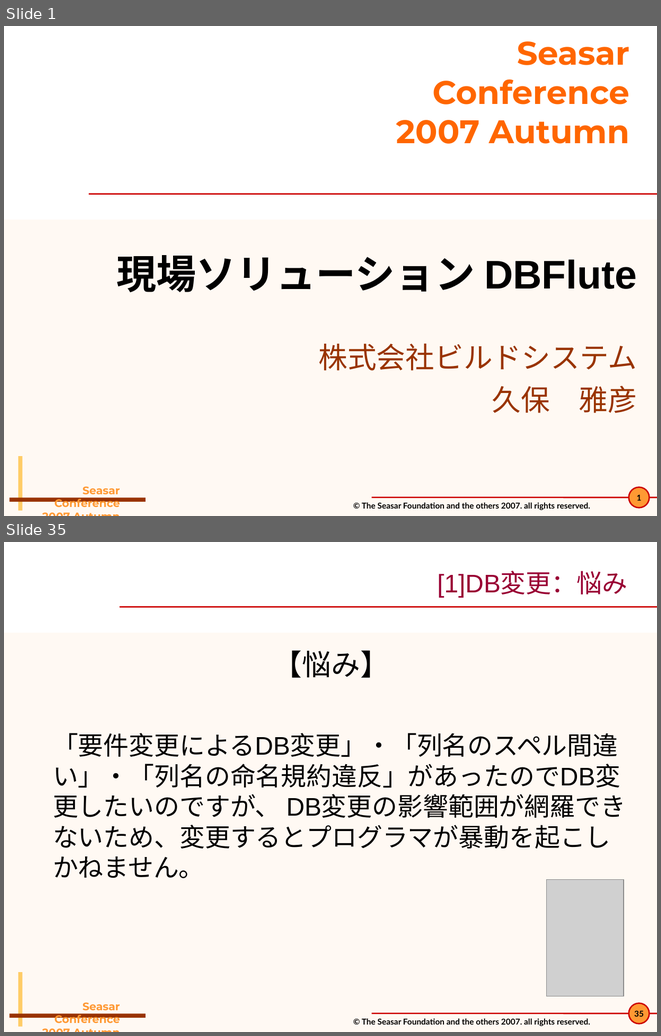
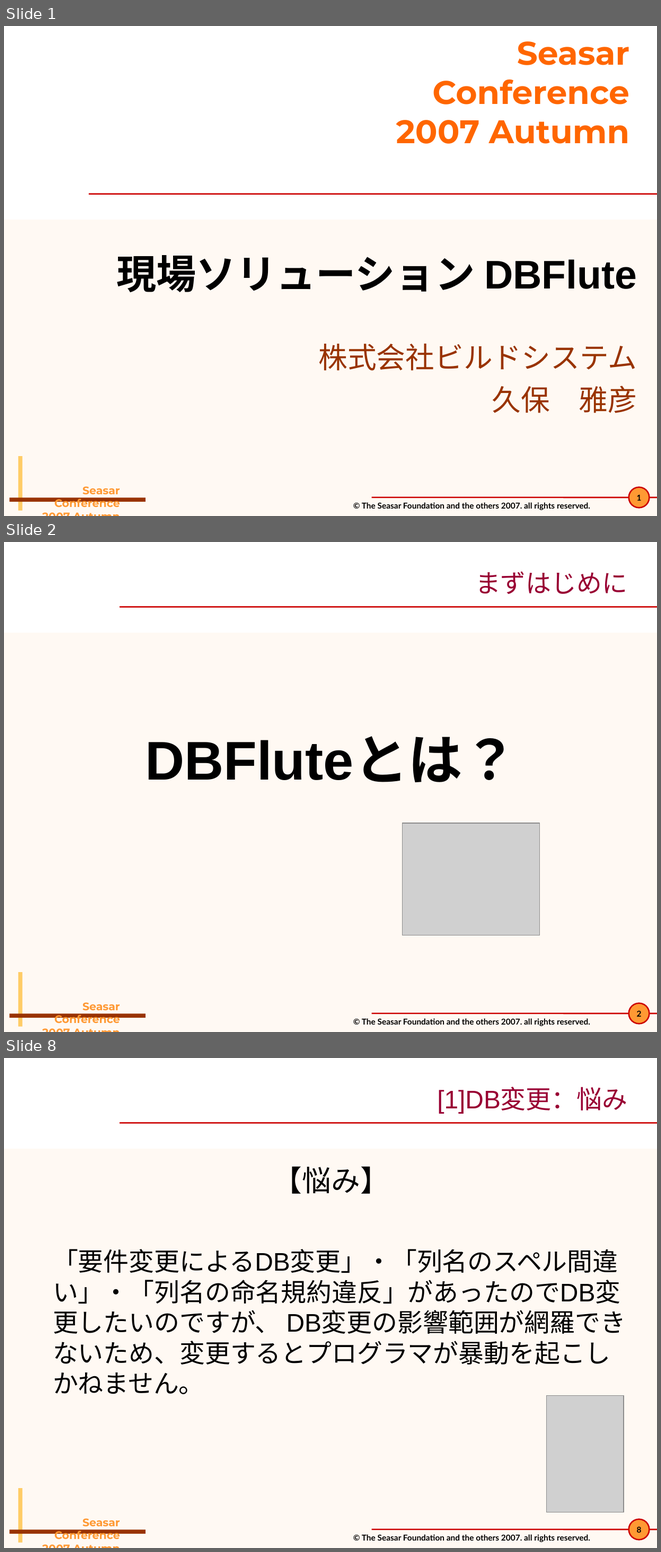
Before and after one commit to seasarorg/dbflute, a slide deck: dbflute/etc/doc/pres/sc2007a_2-DBFlute.ppt. Shown one above the other, each under a label of ours: slides 1 and 35 before the commit, slides 1, 2 and 8 after it; the slides between them are not shown. The pictures are 661x1036 and 661x1552 pixels, drawn with LibreOffice and Linux fonts; fonts in the diff are those of the drawing; grey boxes stand for pictures; background and template pictures are left out. Boxes give left, top, right and bottom in pixels: in the first picture for what was removed or moved away, otherwise in the second. Text is boxed around its words. In the diff, an @@ line names an element or a change of style, - is before the commit and + after.

```diff
--- a/dbflute/etc/doc/pres/sc2007a_2-DBFlute.ppt
+++ b/dbflute/etc/doc/pres/sc2007a_2-DBFlute.ppt
@@ slide 2 added at bbox=[4, 542, 657, 1032], background #FFF9F3; not listed: 8 template elements that a slide beside it also shows @@
@@ title added at bbox=[475, 571, 627, 594], 28 pt, text #990033 @@
+まずはじめに
@@ text added at bbox=[146, 736, 518, 783], 60 pt, text #000000, bold @@
+DBFluteとは？
@@ picture added at bbox=[403, 823, 539, 935] @@
@@ what was slide 35 is now slide 8 @@
@@ page number at bbox=[637, 1526, 642, 1532]: text changed @@
-35
+8
```
Also in this commit, not shown: 5 slides changed, 5 other slides added, 7 slides removed, 13 other files.
